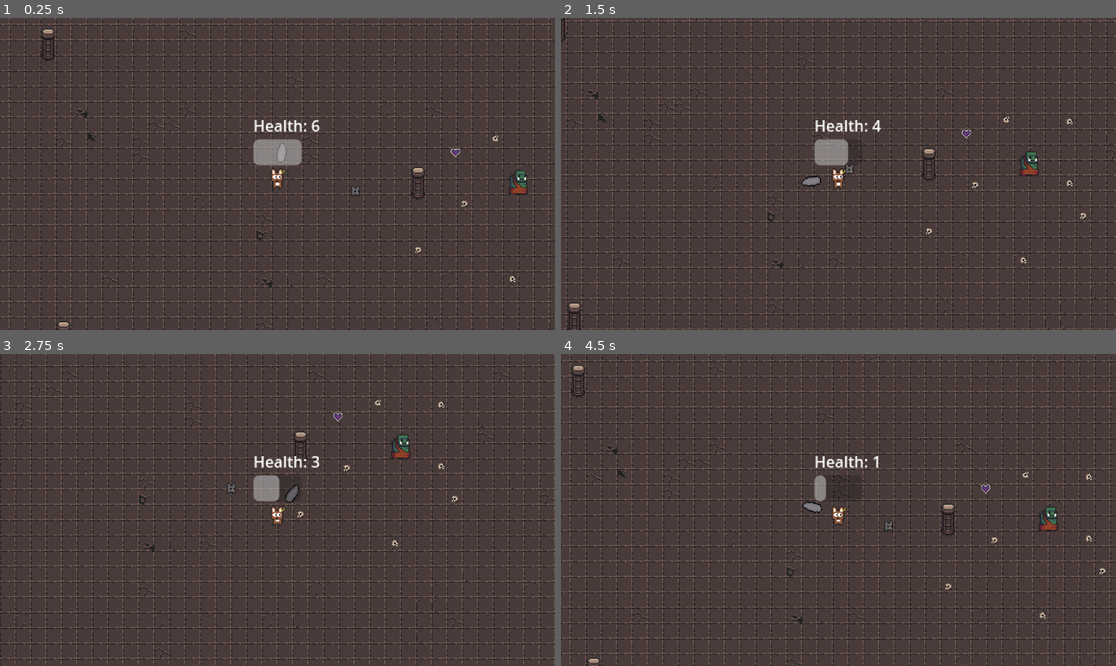
Above: before the commit, frames 1-4 (two rows, left to right).
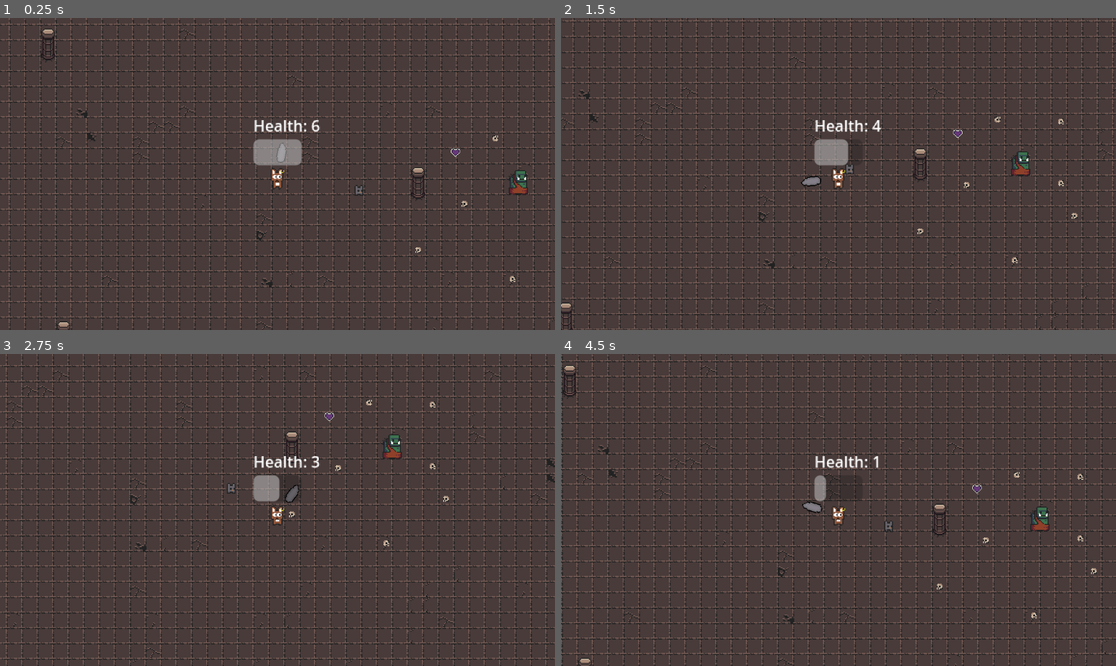
Above: after the commit, the same moments.

Repository: Naigma/proyecto_godot_2526
Game: Godot game, scene res://modules/levels/tutorial/tutorial.tscn
The game is run twice, just before and just after one commit, with the same random seed, the same clock (stepped at 60 frames per second) and the same inputs. The project has no main scene, so this scene is started directly.
Inputs (mouse positions are in pixels of both pictures, inside the frame that each line leads up to):
- Up to frame 1 (0.25 s): no input
- Up to frame 2 (1.5 s): tap Enter (ui_accept) at 0.5, 0.77 s; move the mouse to (960, 158) at 0.52 s; hold D (right) 0.53-1.28 s; tap E (interact) at 0.6, 1.35 s; move the mouse to (727, 189) at 1.27 s; hold S (down) from 1.28 s (still down)
- Up to frame 3 (2.75 s): tap Enter (ui_accept) at 1.52 s; move the mouse to (333, 441) at 2.02 s; release S (down) at 2.03 s; hold D (right) from 2.03 s (still down); tap E (interact) at 2.1 s
- Up to frame 4 (4.5 s): move the mouse to (810, 572) at 2.77 s; release D (right) at 2.78 s; hold W (up) 2.78-3.53 s; tap E (interact) at 2.85, 3.6, 4.35 s; tap Enter (ui_accept) at 3.02, 3.77 s; move the mouse to (1005, 556) at 3.52 s; hold A (left) from 3.53 s (still down); move the mouse to (672, 463) at 4.27 s

The runs differ from the first frame. In frame 1, less than 0.1% of the frame differs, in the area x 63-66%, y 53-58%; in frame 2, 17%; in frame 3, 17%; in frame 4, 17%, in the area x 0-100%, y 0-100%.

Commit message:
Changed FSM logics

Diff:
--- a/modules/enemy_stupid/enemy_stupid.tscn
+++ b/modules/enemy_stupid/enemy_stupid.tscn
@@ -3,8 +3,8 @@
 [ext_resource type="Script" uid="uid://bswpwr514tcgs" path="res://modules/enemy_stupid/enemy_stupid.gd" id="1_ns2yd"]
 [ext_resource type="Texture2D" uid="uid://huxpbx5og7fr" path="res://assets/dungeon_tileset_ii/tileset_jonathan.png" id="2_ns2yd"]
 [ext_resource type="Script" uid="uid://4okd8uhdjjem" path="res://modules/FSM/fsm.gd" id="3_ogxh1"]
-[ext_resource type="Script" uid="uid://18tt443d04ff" path="res://modules/FSM/follow_state.gd" id="4_et5mq"]
-[ext_resource type="Script" uid="uid://edoxuinj6t8r" path="res://modules/FSM/idle_state.gd" id="5_et5mq"]
+[ext_resource type="Script" uid="uid://18tt443d04ff" path="res://modules/enemy_stupid/enemy_stupid_follow_state.gd" id="4_et5mq"]
+[ext_resource type="Script" uid="uid://edoxuinj6t8r" path="res://modules/enemy_stupid/enemy_stupid_idle_state.gd" id="5_et5mq"]
 
 [sub_resource type="AtlasTexture" id="AtlasTexture_nh1pq"]
 atlas = ExtResource("2_ns2yd")
@@ -56,14 +56,14 @@
 
 [node name="FSM" type="Node" parent="." node_paths=PackedStringArray("initial_state")]
 script = ExtResource("3_ogxh1")
-initial_state = NodePath("IdleState")
+initial_state = NodePath("Idle")
 metadata/_custom_type_script = "uid://4okd8uhdjjem"
 
-[node name="FollowState" type="Node" parent="FSM" node_paths=PackedStringArray("enemy")]
+[node name="Follow" type="Node" parent="FSM" node_paths=PackedStringArray("enemy")]
 script = ExtResource("4_et5mq")
 enemy = NodePath("../..")
 
-[node name="IdleState" type="Node" parent="FSM" node_paths=PackedStringArray("enemy")]
+[node name="Idle" type="Node" parent="FSM" node_paths=PackedStringArray("enemy")]
 script = ExtResource("5_et5mq")
 enemy = NodePath("../..")
 
--- a/modules/FSM/follow_state.gd
+++ b/modules/enemy_stupid/enemy_stupid_follow_state.gd
@@ -1,5 +1,5 @@
 extends State
-class_name FollowState
+class_name EnemyStupidFollowState
 
 @export var enemy: CharacterBody2D
 @export var move_speed := 40.0
@@ -20,4 +20,4 @@
 	enemy.move_and_slide()
 
 	if direction.length() > 150:
-		transitioned.emit(self,"idlestate")
+		transitioned.emit(self,"idle")
--- a/modules/FSM/idle_state.gd
+++ b/modules/enemy_stupid/enemy_stupid_idle_state.gd
@@ -1,5 +1,5 @@
 extends State
-class_name IdleState
+class_name EnemyStupidIdleState
 
 @export var enemy: CharacterBody2D
 @export var move_speed := 10.0
@@ -32,4 +32,4 @@
 	var direction = player.global_position - enemy.global_position
 
 	if direction.length() < 80:
-		transitioned.emit(self, "followstate")
+		transitioned.emit(self, "follow")
Renamed: modules/FSM/follow_state.gd.uid -> modules/enemy_stupid/enemy_stupid_follow_state.gd.uid
Renamed: modules/FSM/idle_state.gd.uid -> modules/enemy_stupid/enemy_stupid_idle_state.gd.uid
